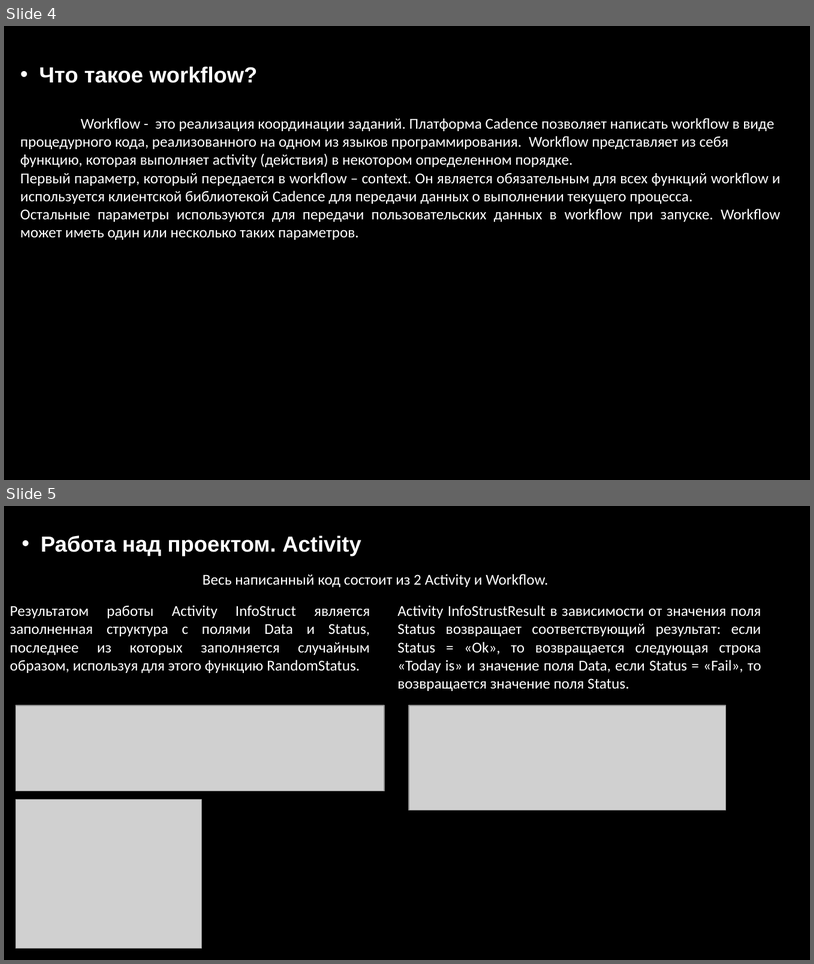
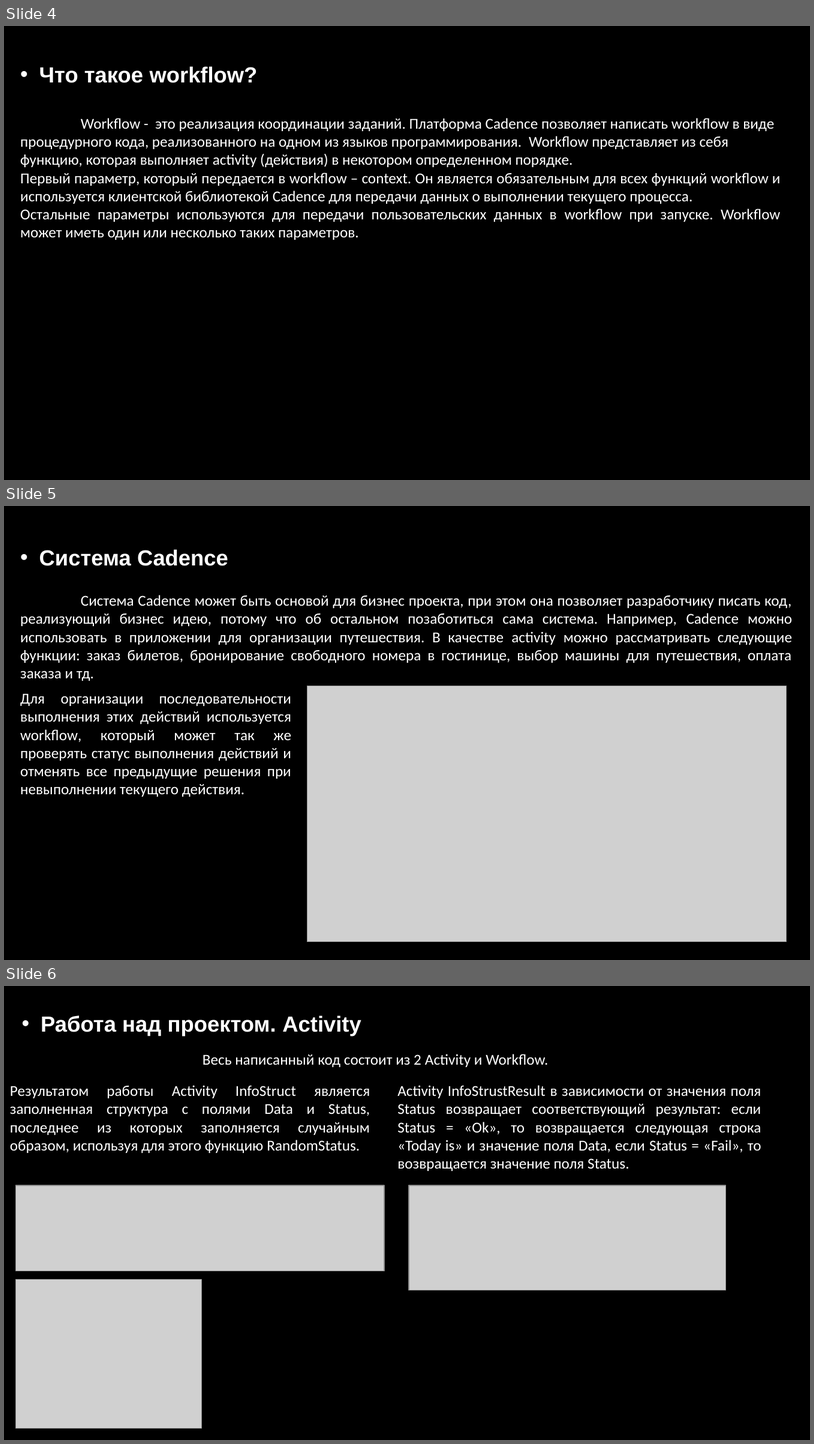
Before and after one commit to Tanya1515/CadenceWork, a slide deck: презентация [Autosaved].pptx. Shown one above the other, each under a label of ours: slides 4 and 5 before the commit, slides 4, 5 and 6 after it. The pictures are 814x964 and 814x1444 pixels, drawn with LibreOffice and Linux fonts; fonts in the diff are those of the drawing; grey boxes stand for pictures; background and template pictures are left out. Boxes give left, top, right and bottom in pixels: in the first picture for what was removed or moved away, otherwise in the second. Text is boxed around its words. In the diff, an @@ line names an element or a change of style, - is before the commit and + after.

```diff
--- a/презентация [Autosaved].pptx
+++ b/презентация [Autosaved].pptx
@@ slide 5 added at box(4, 506, 810, 960), background picture (left out) @@
@@ text added at box(39, 549, 228, 566), 26 pt, text #FFFFFF, bold @@
+• Система Cadence
@@ text added at box(20, 595, 792, 681), 18 pt, text #FFFFFF @@
+Система Cadence может быть основой для бизнес проекта, при этом она позволяет разработчику писать код, реализующий бизнес идею, потому что об остальном позаботиться сама система. Например, Cadence можно использовать в приложении для организации путешествия. В качестве activity можно рассматривать следующие функции: заказ билетов, бронирование свободного номера в гостинице, выбор машины для путешествия, оплата заказа и тд.
@@ picture added at box(307, 685, 787, 942) @@
@@ text added at box(20, 693, 291, 796), 18 pt, text #FFFFFF @@
+Для организации последовательности выполнения этих действий используется workflow, который может так же проверять статус выполнения действий и отменять все предыдущие решения при невыполнении текущего действия.
@@ what was slide 5 is now slide 6 @@
```
Also in this commit, not shown: 2 other slides added.
